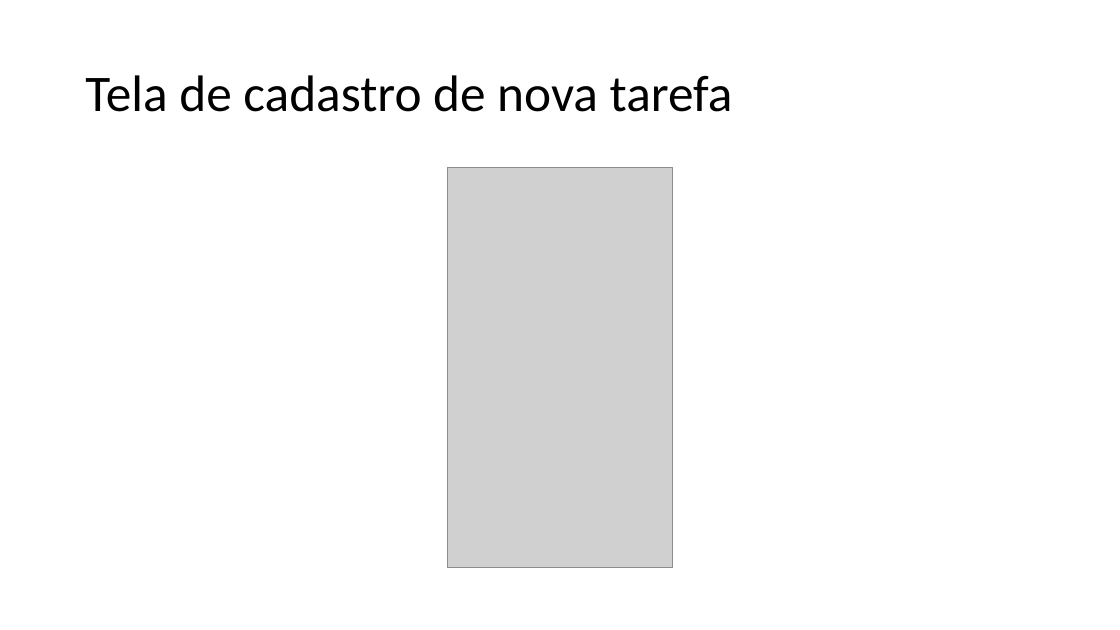
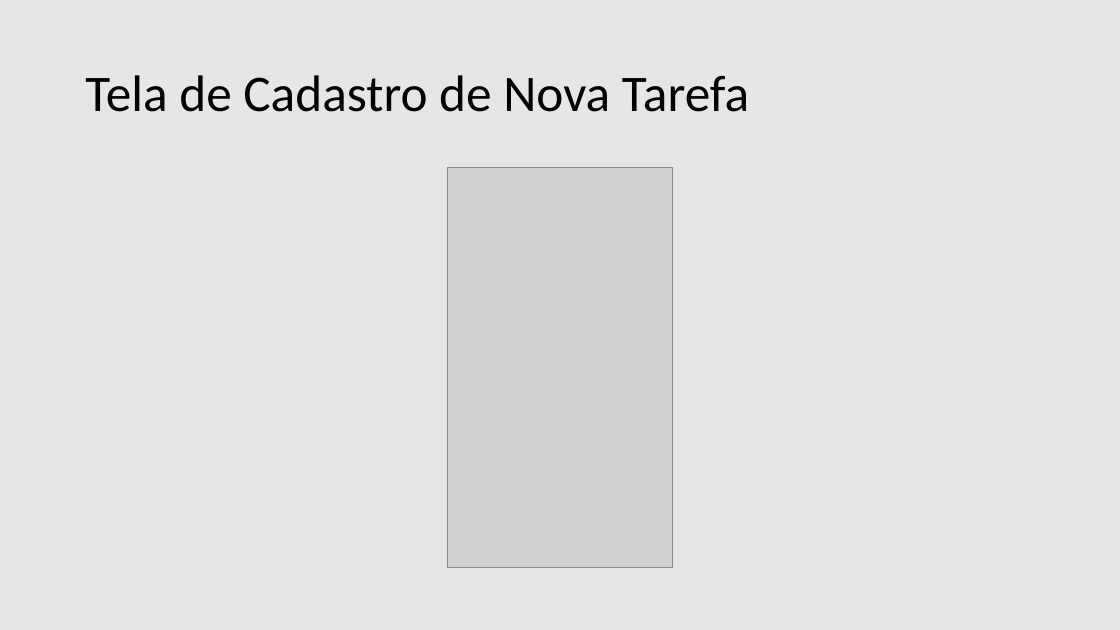
Before and after one commit to Whash/Projeto-Sistemas-II, a slide deck: slide 11 of Documentação/Arquivos/Apresentacao/OrganizZer.pptx (slide 8 before the commit). Drawn at 1120x630 pixels with LibreOffice and Linux fonts; fonts in the diff are those of the drawing; grey boxes stand for pictures. Boxes give left, top, right and bottom in pixels: in the first picture for what was removed or moved away, otherwise in the second. Text is boxed around its words. In the diff, an @@ line names an element or a change of style, - is before the commit and + after.

```diff
--- a/Documentação/Arquivos/Apresentacao/OrganizZer.pptx
+++ b/Documentação/Arquivos/Apresentacao/OrganizZer.pptx
@@ background #FFFFFF to #E7E6E6 @@
@@ title at [85,75,749,112]: text changed @@
-Tela de cadastro de nova tarefa
+Tela de Cadastro de Nova Tarefa
```
Also in this commit, not shown: 7 other slides changed, 3 slides added, 5 other files.
